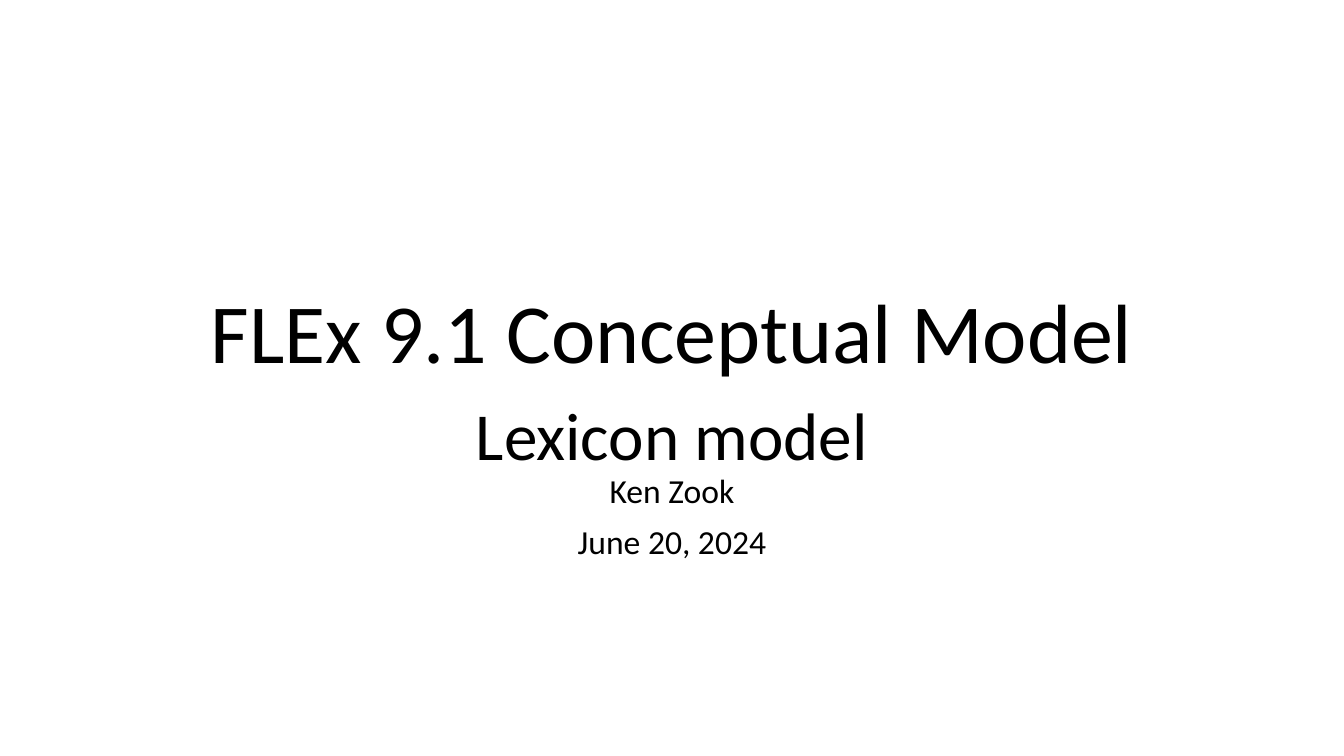
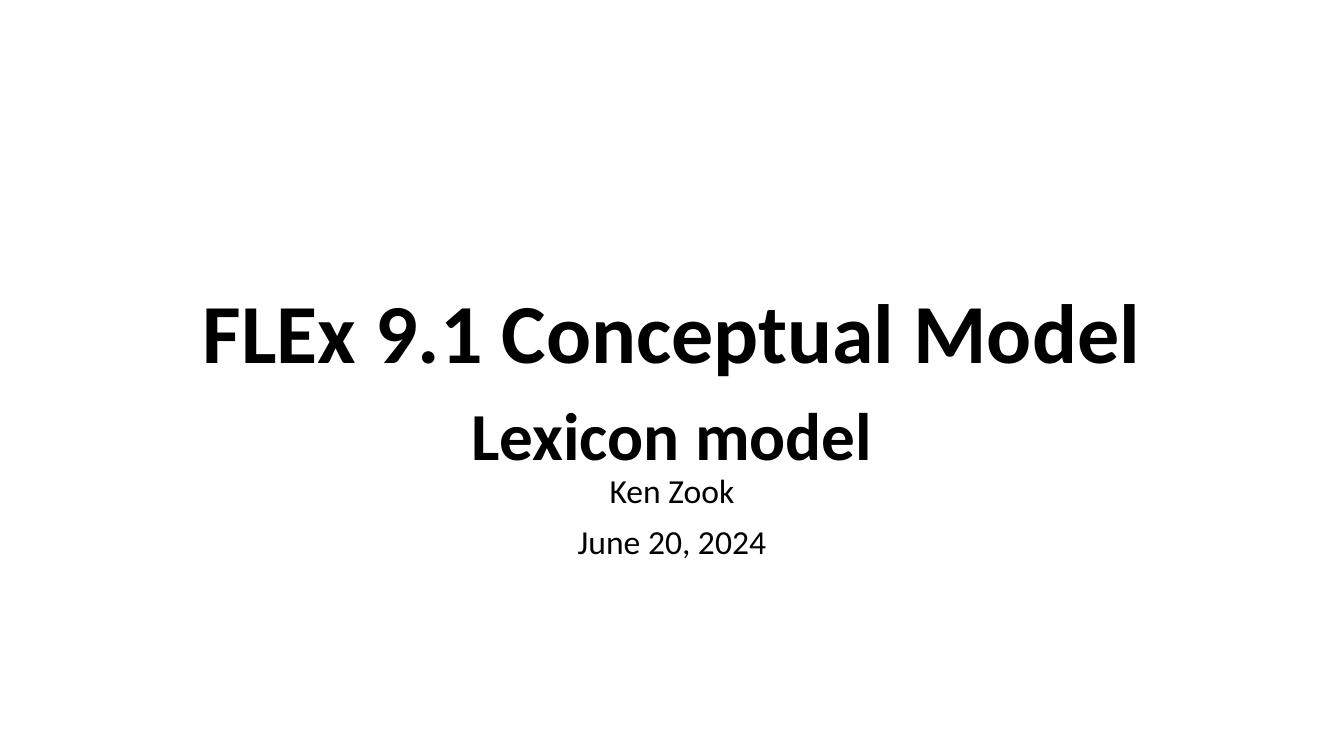
Before and after one commit to sillsdev/FwDocumentation, a slide deck: slide 1 of HelpResourcesSources/TechnicalNotes/FLEx 9.1 Conceptual Model - Lexicon model.pptx. Drawn at 1344x756 pixels with LibreOffice and Linux fonts; fonts in the diff are those of the drawing; background and template pictures are left out. Boxes give left, top, right and bottom in pixels: in the first picture for what was removed or moved away, otherwise in the second. Text is boxed around its words. In the diff, an @@ line names an element or a change of style, - is before the commit and + after.

Commit message:
Updates to conceptual model docs
Fixed powerpoints, diagrams, and word doc.

```diff
--- a/HelpResourcesSources/TechnicalNotes/FLEx 9.1 Conceptual Model - Lexicon model.pptx
+++ b/HelpResourcesSources/TechnicalNotes/FLEx 9.1 Conceptual Model - Lexicon model.pptx
@@ title "FLEx 9.1 Conceptual Model" at [203,304,1140,377]: bold on @@
@@ subtitle at [471,413,872,504]: bold on in "Lexicon model" @@
```
Also in this commit, not shown: 5 other files.
